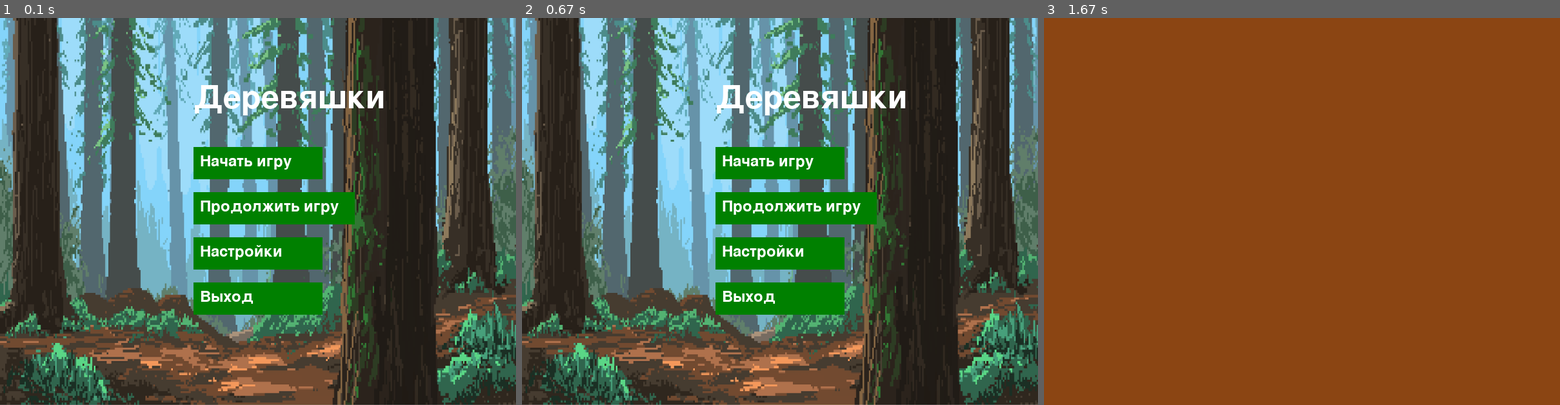
Above: before the commit, frames 1-3 (left to right).
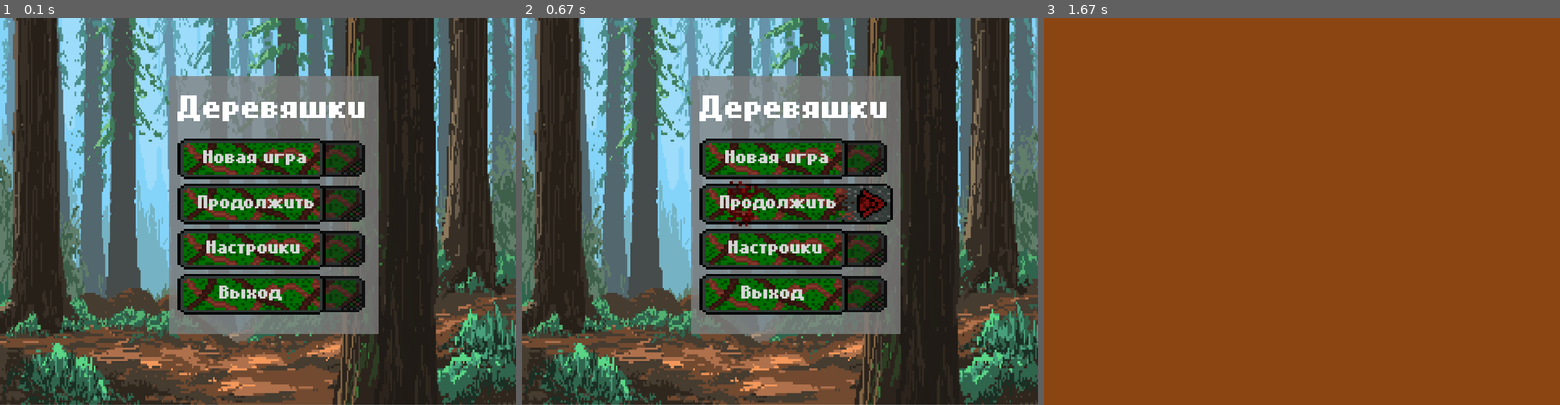
Above: after the commit, the same moments.

Repository: Juceexxx/Pygame_Derevyashki
Game: pygame game, started from 24141.py
The game is run twice, just before and just after one commit, with the same random seed, the same clock (stepped at 60 frames per second) and the same inputs.
Inputs (mouse positions are in pixels of both pictures, inside the frame that each line leads up to):
- Up to frame 1 (0.1 s): no input
- Up to frame 2 (0.67 s): click (780, 211) at 0.38 s
- Up to frame 3 (1.67 s): press the mouse at (1317, 157) at 0.7 s; move the mouse to (1260, 114) at 0.8 s; release the mouse at (1198, 72) at 0.93 s

The runs differ from the first frame. In frame 1, 24% of the frame differs, in the area x 32-75%, y 15-82%; in frame 2, 24%; in frame 3, nothing differs.

Commit message:
Заменил кнопки, сделал полупрозрачный фон, заменил шрифт, слегка подчистил код и прописал комменты к новому коду

Diff:
--- a/24141.py
+++ b/24141.py
@@ -11,30 +11,34 @@
 
 # Цвета
 WHITE = (255, 255, 255)
-GREEN = (0, 128, 0)
+DIRTY_WHITE = (215, 215, 215)
 BROWN = (139, 69, 19)
-GRAY = (200, 200, 200)
+DARK_GRAY = (128, 128, 128)
 
-background_image = pygame.image.load('background.png')  # Замените на путь к вашему изображению
-background_image = pygame.transform.scale(background_image, (WIDTH, HEIGHT))  # Изменяем размер изображения под экран
+# Загрузка изображений и изменение размера
+button_image = pygame.image.load('Button.png')
+button_image = pygame.transform.scale(button_image, (300, 70))
+new_button_image = pygame.image.load('New_Button.png')
+new_button_image = pygame.transform.scale(new_button_image, (300, 70))
+settings_button_image = pygame.image.load('Settings_Button.png')
+settings_button_image = pygame.transform.scale(settings_button_image, (300, 70))
+exit_button_image = pygame.image.load('Exit_Button.png')
+exit_button_image = pygame.transform.scale(exit_button_image, (300, 70))
+next_button_image = pygame.image.load('Next_Button.png')
+next_button_image = pygame.transform.scale(next_button_image, (300, 70))
+background_image = pygame.image.load('background.png')
+background_image = pygame.transform.scale(background_image, (WIDTH, HEIGHT))
 
 # Шрифты
-font = pygame.font.Font(None, 74)
-small_font = pygame.font.Font(None, 36)
+font = pygame.font.Font('Bitcell.ttf', 80)
+small_font = pygame.font.Font('Bitcell.ttf', 46)
+
 
 # Функция для отображения текста на экране
-def draw_text(text, font, color, surface, x, y):
-    textobj = font.render(text, True, color)
-    textrect = textobj.get_rect()
-    textrect.topleft = (x, y)
-    surface.blit(textobj, textrect)
+def draw_text(text, fonts, color, surface, x, y):
+    textobj = fonts.render(text, True, color)
+    surface.blit(textobj, (x, y))
 
-# Функция для создания кнопки
-def draw_button(text, x, y, width, height, color):
-    button_rect = pygame.Rect(x, y, width, height)
-    pygame.draw.rect(screen, color, button_rect)
-    draw_text(text, small_font, WHITE, screen, x + 10, y + 10)
-    return button_rect
 
 # Главная функция меню
 def main_menu():
@@ -47,34 +51,56 @@
         # Отображение фонового изображения
         screen.blit(background_image, (0, 0))
 
+        # Фон кнопок и заголовкае
+        surf = pygame.Surface((325, 400))
+        surf.fill(DARK_GRAY)
+        surf.set_alpha(200)
+        screen.blit(surf, (262, 90))
 
         # Отображение заголовка
-        draw_text('Деревяшки', font, WHITE, screen, 300, 100)
+        draw_text('Деревяшки', font, WHITE, screen, 275, 100)
 
         # Создание кнопок
-        start_button = draw_button('Начать игру', 300, 200, 200, 50, GREEN)
-        continue_button = draw_button('Продолжить игру', 300, 270, 250, 50, GREEN)
-        settings_button = draw_button('Настройки', 300, 340, 200, 50, GREEN)
-        exit_button = draw_button('Выход', 300, 410, 200, 50, GREEN)
+        start_button = screen.blit(button_image, (275, 183))
+        continue_button = screen.blit(button_image, (275, 253))
+        settings_button = screen.blit(button_image, (275, 323))
+        exit_button = screen.blit(button_image, (275, 393))
+        draw_text('Новая игра', small_font, DIRTY_WHITE, screen, 315, 193)
+        draw_text('Продолжить', small_font, DIRTY_WHITE, screen, 307, 263)
+        draw_text('Настройки', small_font, DIRTY_WHITE, screen, 320, 333)
+        draw_text('Выход', small_font, DIRTY_WHITE, screen, 340, 403)
 
-        # Обработка нажатий кнопок
+        # Обработка нажатий кнопок и из изменение
         mouse_pos = pygame.mouse.get_pos()
         mouse_click = pygame.mouse.get_pressed()
 
-        if start_button.collidepoint(mouse_pos) and mouse_click[0]:
-            game_loop()  # Здесь вы можете вызвать функцию игры
-        elif continue_button.collidepoint(mouse_pos) and mouse_click[0]:
-            continue_game()  # Функция для продолжения игры
-        elif settings_button.collidepoint(mouse_pos) and mouse_click[0]:
-            settings_menu()  # Функция для настроек
-        elif exit_button.collidepoint(mouse_pos) and mouse_click[0]:
-            pygame.quit()
-            sys.exit()
+        if start_button.collidepoint(mouse_pos):
+            screen.blit(new_button_image, (275, 183))
+            draw_text('Новая игра', small_font, DIRTY_WHITE, screen, 315, 193)
+            if mouse_click[0]:
+                game_loop()  # Вызов функции игры
+        elif continue_button.collidepoint(mouse_pos):
+            screen.blit(next_button_image, (275, 253))
+            draw_text('Продолжить', small_font, DIRTY_WHITE, screen, 307, 263)
+            if mouse_click[0]:
+                continue_game()  # Вызов функции продолжения игры
+        elif settings_button.collidepoint(mouse_pos):
+            screen.blit(settings_button_image, (275, 323))
+            draw_text('Настройки', small_font, DIRTY_WHITE, screen, 320, 333)
+            if mouse_click[0]:
+                settings_menu()  # Вызов функции настроек
+        elif exit_button.collidepoint(mouse_pos):
+            screen.blit(exit_button_image, (275, 393))
+            draw_text('Выход', small_font, DIRTY_WHITE, screen, 340, 403)
+            if mouse_click[0]:
+                pygame.quit()
+                sys.exit()  # Выход
 
         # Обновление экрана
         pygame.display.flip()
 
-# Основной игровой цикл (здесь можно разместить логику игры)
+
+# Основной игровой цикл
 def game_loop():
     while True:
         for event in pygame.event.get():
@@ -85,16 +111,20 @@
         # Логика игры будет здесь
 
         # Обновление экрана
-        screen.fill(BROWN)  # Замените на вашу игровую логику
+        screen.fill(BROWN)  # To Do Заменить на игровую логику
         pygame.display.flip()
+
 
 # Функция для продолжения игры
 def continue_game():
-    print("Продолжение игры...")  # Здесь вы можете добавить логику продолжения
+    print("Продолжение игры...")  # Здесь будет логика продолжения игры
+
 
 # Функция для настроек
 def settings_menu():
-    print("Настройки...")  # Здесь вы можете добавить логику настроек
+    print("Настройки...")  # Здесь будут настройки
 
+
+# Запуск
 if __name__ == "__main__":
     main_menu()
Binary file added: Bitcell.ttf
Binary file added: Blood_Button.png
Binary file added: Button.png
Binary file added: Exit_Button.png
Binary file added: New_Button.png
Binary file added: Next_Button.png
Binary file added: Settings_Button.png
Not shown, removed: .gitignore
